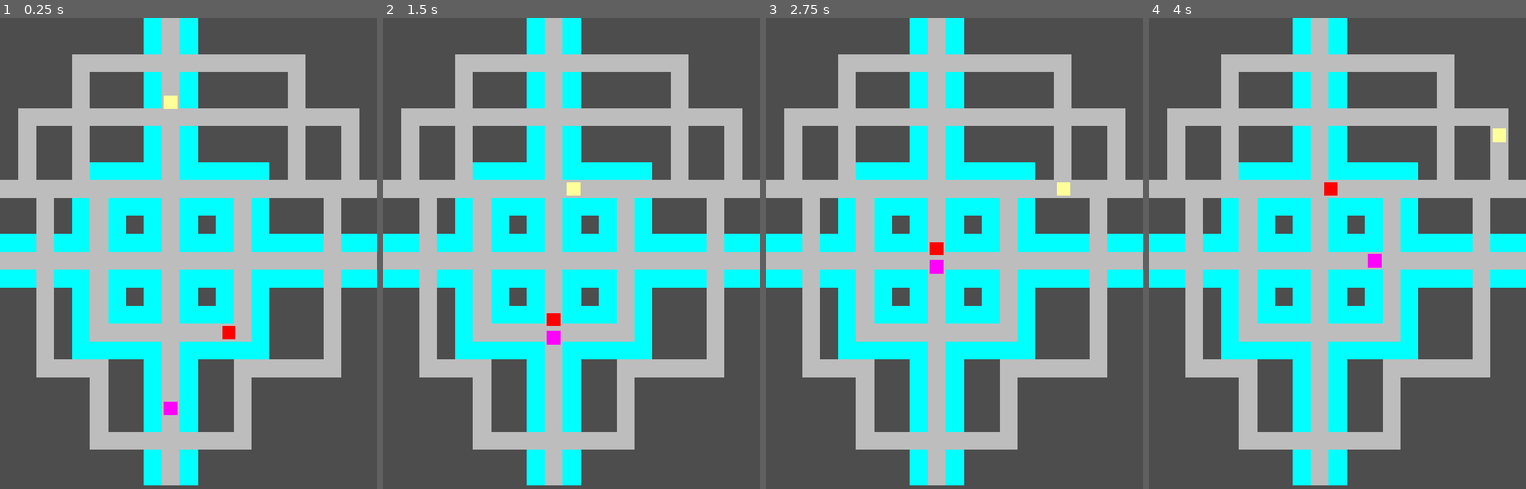
Above: before the commit, frames 1-4 (left to right).
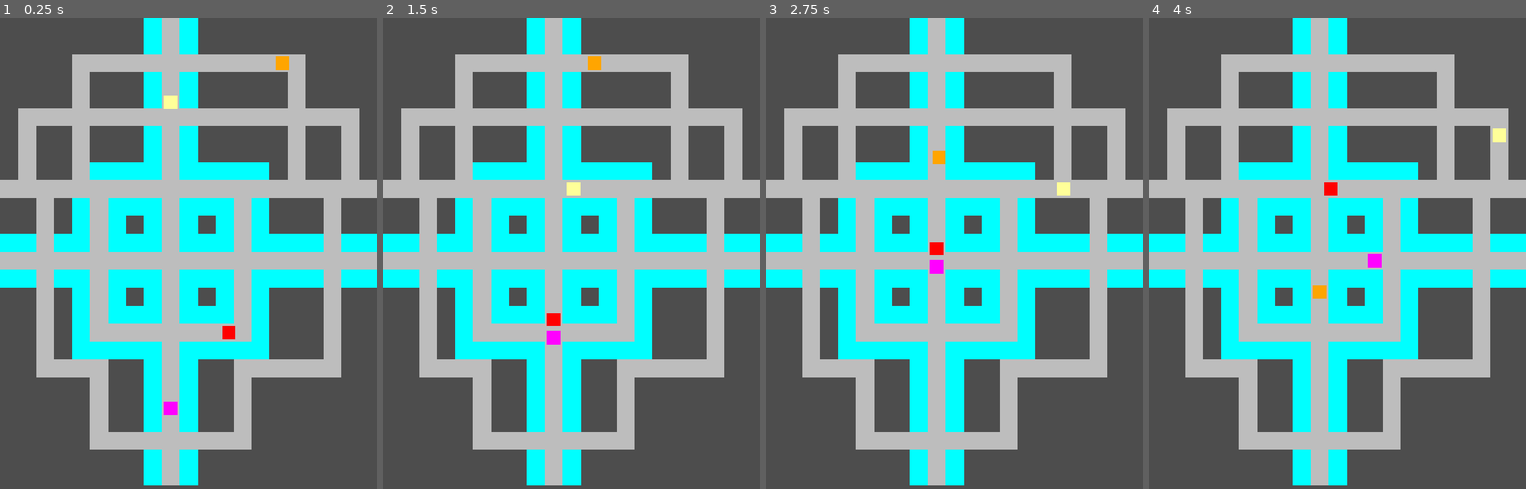
Above: after the commit, the same moments.

Repository: ClovisNzoyisaba/Pacman
Game: Godot game, scene res://Main/Game.tscn
The game is run twice, just before and just after one commit, with the same random seed, the same clock (stepped at 60 frames per second) and the same inputs.
Inputs:
- Up to frame 1 (0.25 s): no input
- Up to frame 2 (1.5 s): hold Right (ui_right) 0.53-1.28 s; hold Down (ui_down) from 1.28 s (still down)
- Up to frame 3 (2.75 s): release Down (ui_down) at 2.03 s; hold Right (ui_right) from 2.03 s (still down)
- Up to frame 4 (4 s): release Right (ui_right) at 2.78 s; hold Up (ui_up) 2.78-3.53 s; hold Left (ui_left) from 3.53 s (still down)

The runs differ from the first frame. In frame 1, 0.1% of the frame differs, in the area x 73-77%, y 8-12%; in frame 2, 0.1%; in frame 3, 0.1%; in frame 4, 0.1%.

Commit message:
Rough implementation of orange ghost

Diff:
--- a/Entities/Ghosts/Orange/OrangeGhost.tscn
+++ b/Entities/Ghosts/Orange/OrangeGhost.tscn
@@ -1,6 +1,16 @@
-[gd_scene load_steps=2 format=3 uid="uid://cmv6uxg210t2x"]
+[gd_scene load_steps=3 format=3 uid="uid://cmv6uxg210t2x"]
 
 [ext_resource type="Script" uid="uid://b53rda6pjssq" path="res://Entities/Ghosts/Orange/orange_ghost.gd" id="1_k63sm"]
 
+[sub_resource type="RectangleShape2D" id="RectangleShape2D_hv1yv"]
+size = Vector2(24, 24)
+
 [node name="OrangeGhost" type="Area2D"]
 script = ExtResource("1_k63sm")
+
+[node name="Polygon2D" type="Polygon2D" parent="."]
+color = Color(1, 0.647059, 0, 1)
+polygon = PackedVector2Array(-12, -12, 12, -12, 12, 12, -12, 12)
+
+[node name="CollisionShape2D" type="CollisionShape2D" parent="."]
+shape = SubResource("RectangleShape2D_hv1yv")
--- a/Entities/Ghosts/Orange/orange_ghost.gd
+++ b/Entities/Ghosts/Orange/orange_ghost.gd
@@ -1 +1,40 @@
 class_name OrangeGhost extends Ghost
+
+var time_until_recalculation: float = 1000.0
+var curr_time: float = 0.0
+var current_index: int = 0
+
+func setup(position: Vector2):
+	super.setup(position)
+	recalculate_path()
+
+func _process(delta: float) -> void:
+	curr_time += delta
+
+	if curr_time > time_until_recalculation:
+		curr_time = 0.0
+		recalculate_path()
+
+	if (curr_path.size() - current_index < 4):
+		scatter(Vector2(435,749))
+
+	if curr_path.size() < 2:
+		return  # No movement needed
+
+	if current_index + 1 >= curr_path.size():
+		return  # Already at end of path
+
+	var next_tile = curr_path[current_index + 1]
+	var next_pos = tilemap.map_to_local(next_tile)
+
+	position = position.move_toward(next_pos, speed * delta)
+
+	if position.distance_to(next_pos) < 1.0:
+		position = next_pos
+		current_index += 1
+
+func recalculate_path():
+	var start_tile = tilemap.local_to_map(position)
+	var target_tile = GameManager.get_pacman_grid_position()
+	curr_path = BFS(start_tile, target_tile, graph)
+	current_index = 0
--- a/Entities/Ghosts/ghost.gd
+++ b/Entities/Ghosts/ghost.gd
@@ -6,13 +6,14 @@
 var speed: int = 100
 
 enum GHOSTSTATE {NORMAL, EATABLE}
+var curr_ghost_state: GHOSTSTATE
 
 func _ready() -> void:
 	connect("body_entered", Callable(self, "_on_body_entered"))
 
-
-func scatter() -> void:
-	pass
+func scatter(position: Vector2) -> void:
+	speed = 200
+	curr_path = BFS(tilemap.local_to_map(self.position), tilemap.local_to_map(position), graph)
 
 func BFS(start: Vector2i, goal: Vector2i, graph: Dictionary) -> Array:
 	var queue = [start]
@@ -50,7 +51,5 @@
 	tilemap = GameManager.getTileMap()
 	self.position = tilemap.map_to_local(tilemap.local_to_map(position))
 
-
 func _on_body_entered(body: Node) -> void:
-	# Emit your own signal if desired
 	print("collision")
--- a/Main/game.gd
+++ b/Main/game.gd
@@ -8,3 +8,4 @@
 	GameManager.objectManager.create_pacman(Vector2(305, 112), Vector2i(0,1))
 	GameManager.objectManager.create_red_ghost(Vector2(430, 560))
 	GameManager.objectManager.create_pink_ghost(Vector2(307,724))
+	GameManager.objectManager.create_orange_ghost(Vector2(523,80))
--- a/Managers/ObjectManager/object_manager.gd
+++ b/Managers/ObjectManager/object_manager.gd
@@ -10,6 +10,7 @@
 var cyan_ghost: CyanGhost
 var pink_ghost: PinkGhost
 var red_ghost: RedGhost
+var orange_ghost: OrangeGhost
 var pacman: Pacman
 var main_menu: MainMenu
 
@@ -36,6 +37,11 @@
 	pink_ghost.setup(position)
 	root.add_child(pink_ghost)
 
+func create_orange_ghost(position: Vector2) -> void:
+	orange_ghost = ORANGE_GHOST.instantiate()
+	orange_ghost.setup(position)
+	root.add_child(orange_ghost)
+
 func create_main_menu() -> void:
 	main_menu = MAIN_MENU.instantiate()
 	root.add(main_menu)
